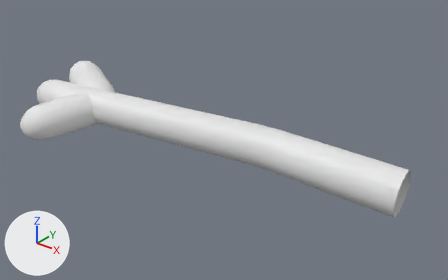
The FBX model Assets/FBX/Character/Shapes/Anim_SimpleHit_Arms.FBX: old version first, new version second.
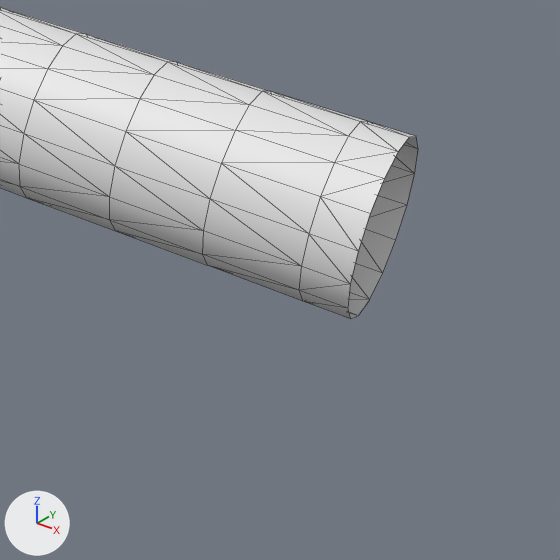
Each version is shown whole from a camera (50 mm lens) standing at (-0.112, -0.349, 0.672) and looking at (-0.364, -0.034, 0.477), then close up on the part from 68% to 100% of the width and 48% to 100% of the height. Every picture has the same lights, and +X, +Y and +Z are marked at lower left. The close-ups show mesh edges as thin lines. Where no turn or scale is listed for an object, it has been applied to the vertices.

Names of what the first close-up shows: 'Arm'.
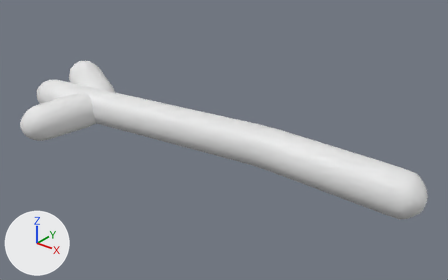
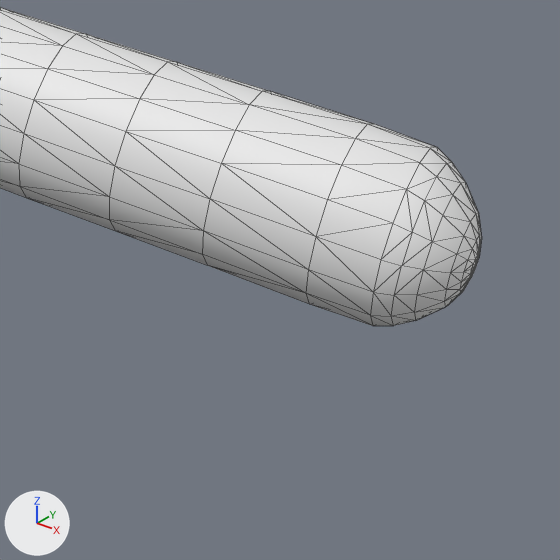
Where the change shows, as pixel boxes [x1, y1, x2, y2] in the close-ups (560 x 560 px):
'Arm', reshaped
    before: [0, 7, 418, 319]
    after: [0, 7, 482, 326]
part 1 of me_mesh, built on
    before: [202, 91, 418, 319]
    after: [202, 91, 482, 326]

The change in detail:
me_mesh is used by ob_arm; location (-0.2411, 0.0, 0.462).
me_mesh had 701 vertices, 1376 faces and spanned x -0.293..0.002, y -0.111..0.016, z -0.016..0.041.
me_mesh now has 782 vertices, 1552 faces and spans x -0.293..0.017, y -0.111..0.016, z -0.016..0.041.
Part 1, on me_mesh:
10 vertices are removed from x -0.002..0.002, y -0.016..0.016, z -0.016..0.016.
42 faces are deleted.
10 vertices in x -0.01..-0.006, y -0.017..0.015, z -0.016..0.017 move by (0.001, 0.0, 0.0).
6 vertices in x -0.011..-0.007, y -0.017..0.015, z -0.013..0.017 move by (0.002, 0.0, 0.0).
6 vertices move from x -0.002..0.002, y -0.016..0.014, z -0.016..0.016 to x 0.002..0.006, y -0.016..0.013, z -0.016..0.016.
85 vertices are added at x 0.002..0.017, y -0.015..0.015, z -0.015..0.015.
6 new vertices lie (0.011, 0.001, -0.001) away from vertices in x -0.011..-0.007, y -0.017..0.015, z -0.015..0.003.
218 new faces join them.
